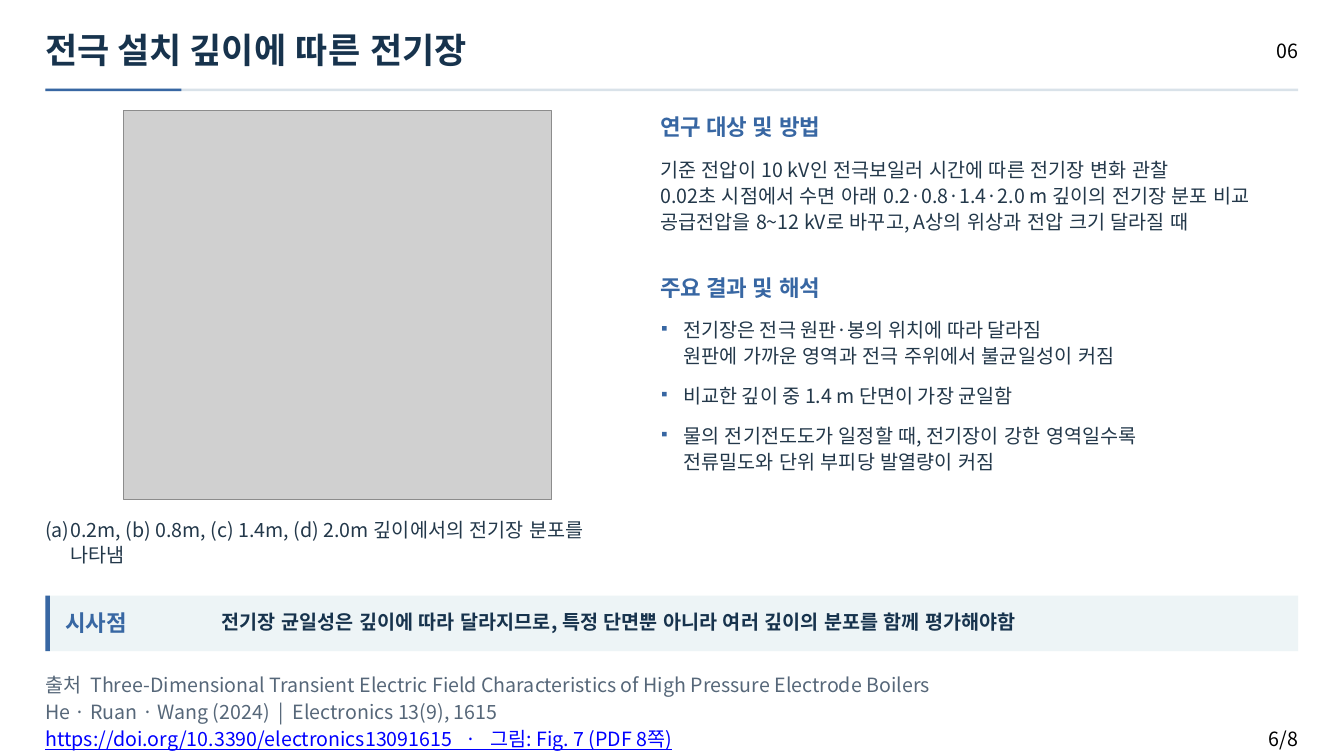
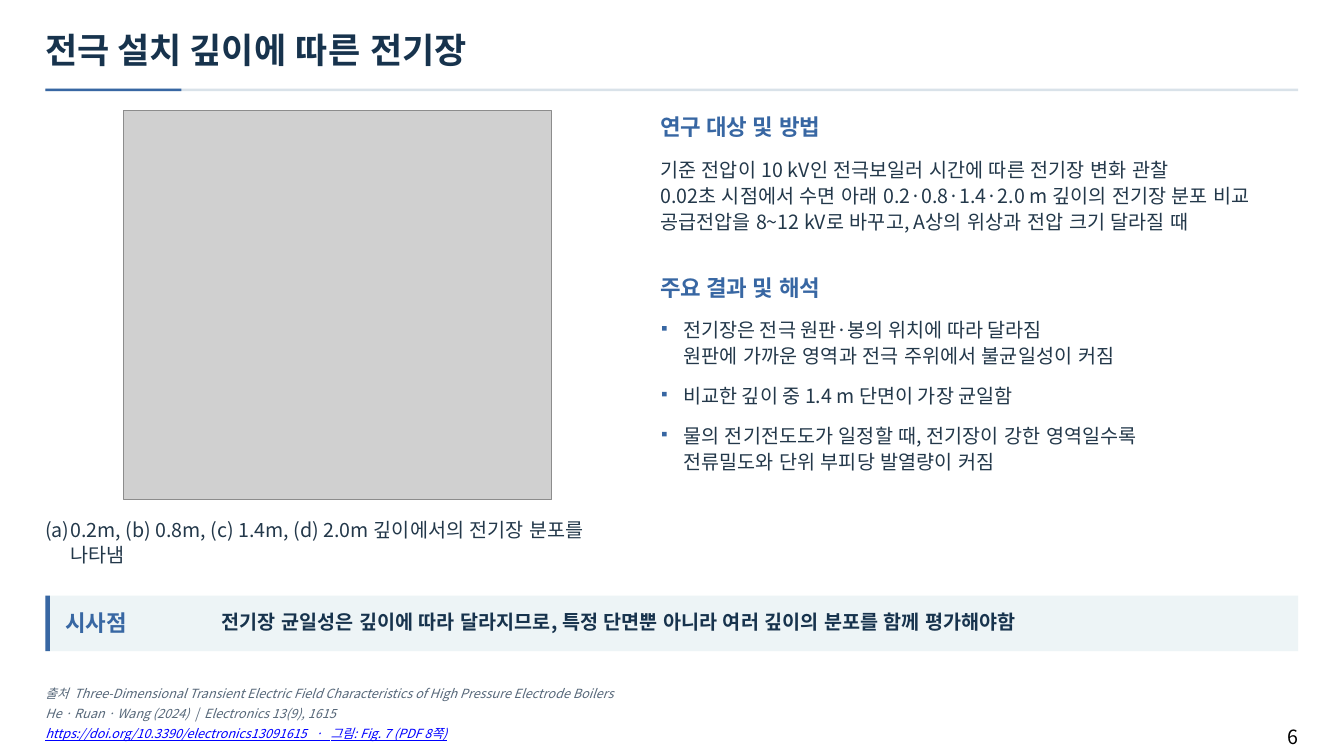
Before and after one commit to jskang5000-arch/-, a slide deck: slide 6 of documents/electrode-papers-user-revised-format-ko.pptx. Drawn at 1344x756 pixels with LibreOffice and Linux fonts; fonts in the diff are those of the drawing; grey boxes stand for pictures. Boxes give left, top, right and bottom in pixels: in the first picture for what was removed or moved away, otherwise in the second. Text is boxed around its words. In the diff, an @@ line names an element or a change of style, - is before the commit and + after.

```diff
--- a/documents/electrode-papers-user-revised-format-ko.pptx
+++ b/documents/electrode-papers-user-revised-format-ko.pptx
@@ text removed at box(1276, 43, 1298, 59) @@
-06
@@ size 14 to 9 pt, italic on; line spacing 18.5pt to 11.2pt in 3 elements at box(45, 708, 336, 721), box(45, 727, 447, 741), box(45, 687, 614, 701) @@
@@ text "출처 Three-Dimensional Transient Electric Field ...": place and size @@
-text "출처 Three-Dimensional Transient Electric Field ..." at box(45, 675, 929, 697)
+text "출처 Three-Dimensional Transient Electric Field ..." at box(45, 687, 614, 701)
@@ text at box(1287, 729, 1298, 745): text changed @@
-6/8
+6
```
Also in this commit, not shown: 7 other slides changed, 1 other file.
